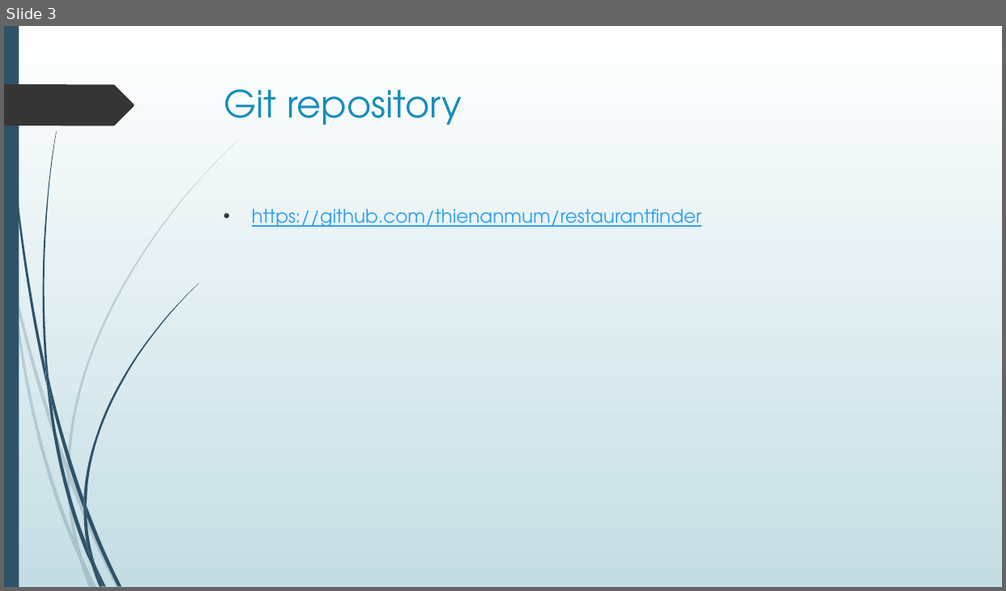
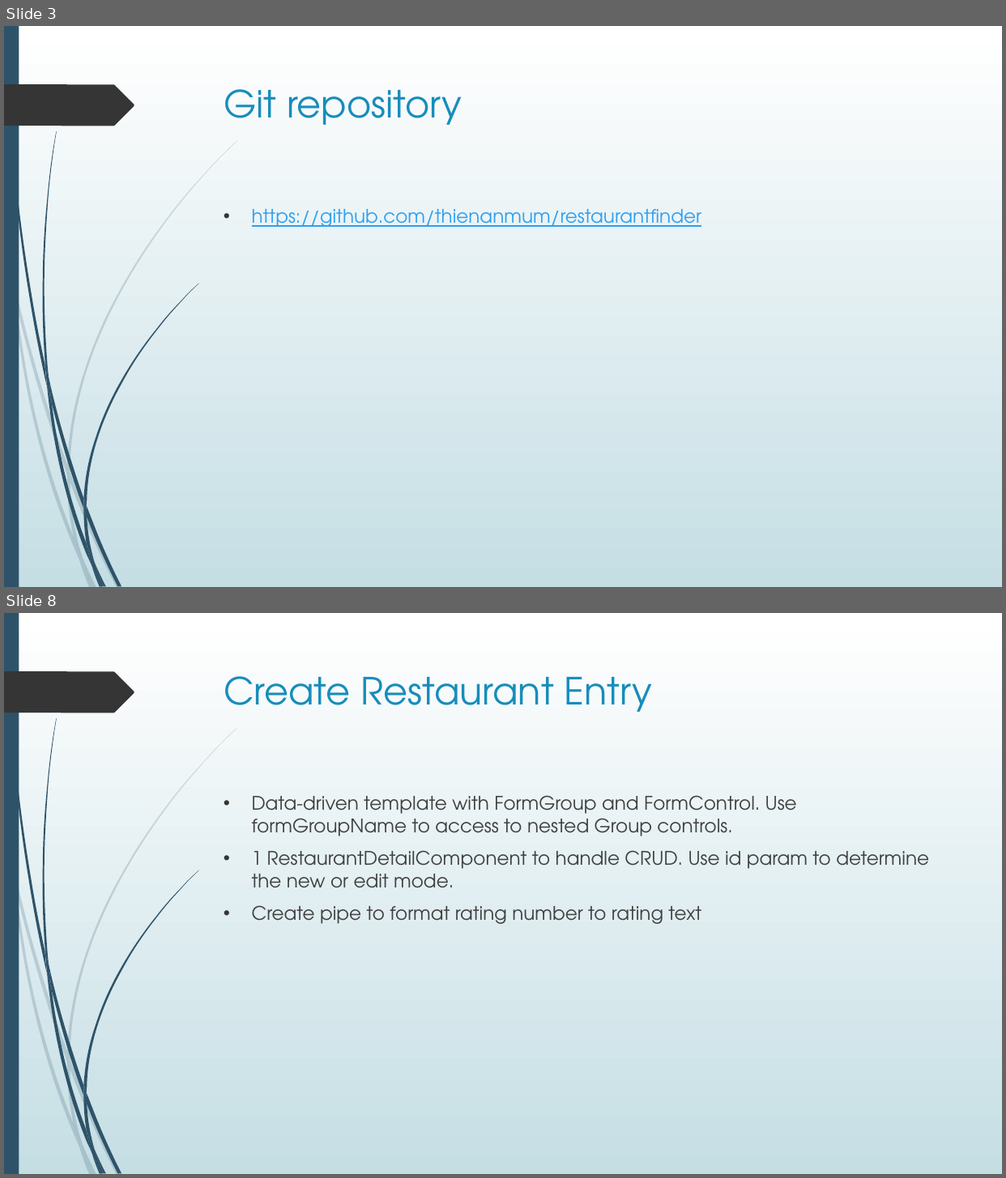
Before and after one commit to thienanmum/restaurantfinder, a slide deck: docs/RestaurantFinder.pptx. Shown one above the other, each under a label of ours: slide 3 before the commit, slides 3 and 8 after it; the slides between them are not shown. The pictures are 1006x591 and 1006x1178 pixels, drawn with LibreOffice and Linux fonts; fonts in the diff are those of the drawing. Boxes give left, top, right and bottom in pixels: in the first picture for what was removed or moved away, otherwise in the second. Text is boxed around its words. In the diff, an @@ line names an element or a change of style, - is before the commit and + after.

```diff
--- a/docs/RestaurantFinder.pptx
+++ b/docs/RestaurantFinder.pptx
@@ slide 8 added at (4,613,1002,1174), background gradient #FFFFFF to #C5DEE5; not listed: 24 template elements that a slide beside it also shows @@
@@ title added at (224,676,653,712), 36 pt, text #178DBB @@
+Create Restaurant Entry
@@ text added at (252,795,929,924), 18 pt, text #404040 @@
+• Data-driven template with FormGroup and FormControl. Use formGroupName to access to nested Group controls.
+• 1 RestaurantDetailComponent to handle CRUD. Use id param to determine the new or edit mode.
+• Create pipe to format rating number to rating text
```
Also in this commit, not shown: 2 slides changed, 3 other slides added, 2 slides removed.
